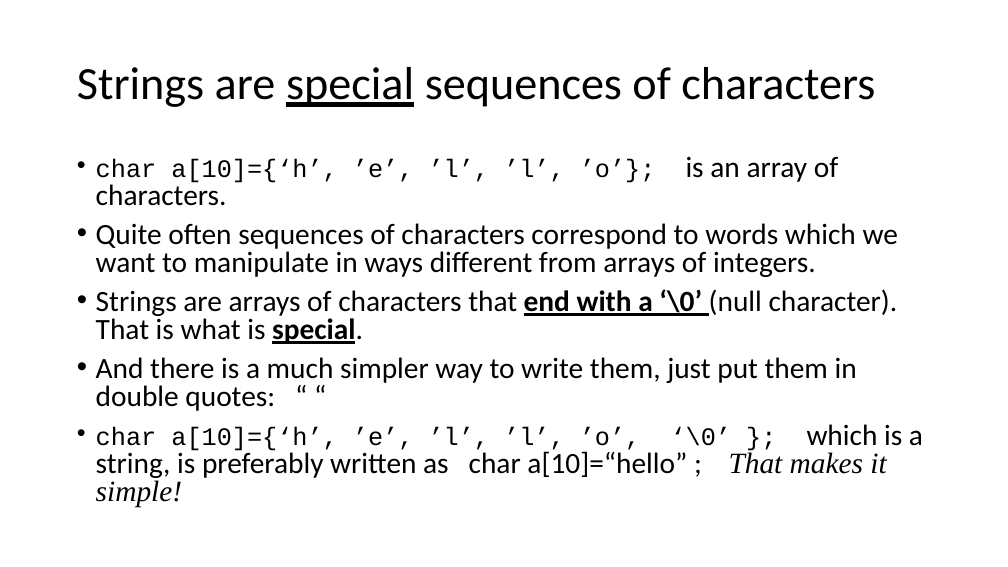
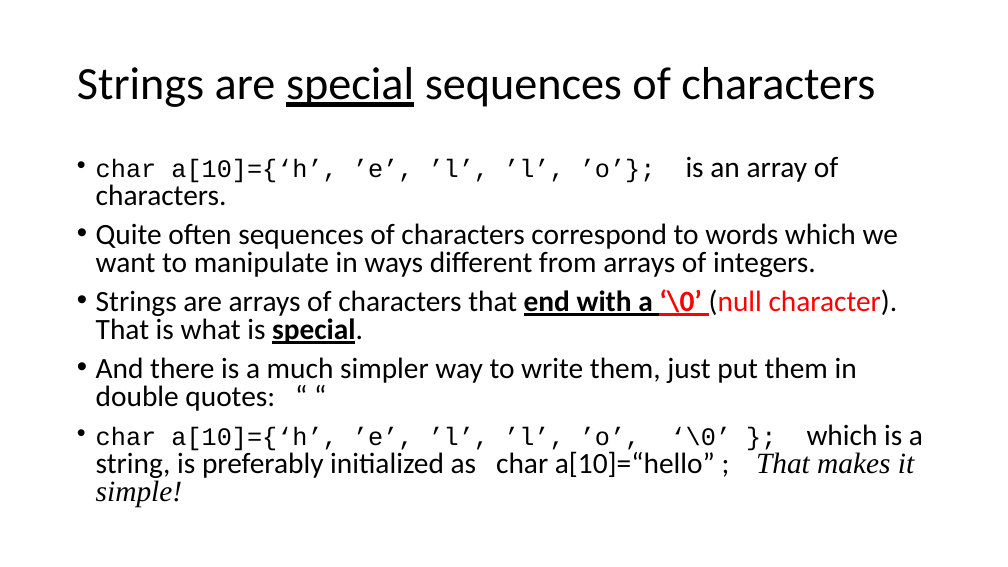
Before and after one commit to rbadrinath/FCP, a slide deck: slide 13 of slides/07-Arrays-char-ASCII-strings-fns.pptx (slide 12 before the commit). Drawn at 1008x567 pixels with LibreOffice and Linux fonts; fonts in the diff are those of the drawing. Boxes give left, top, right and bottom in pixels: in the first picture for what was removed or moved away, otherwise in the second. Text is boxed around its words. In the diff, an @@ line names an element or a change of style, - is before the commit and + after.

```diff
--- a/slides/07-Arrays-char-ASCII-strings-fns.pptx
+++ b/slides/07-Arrays-char-ASCII-strings-fns.pptx
@@ text at (96, 289, 898, 344): text colour #000000 to #FF0000 in "‘\0’ (null character)." @@
@@ text at (96, 424, 923, 508): text changed @@
-• char a[10]={‘h’, ’e’, ’l’, ’l’, ’o’, ‘\0’ }; which is a string, is preferably written as char a[10]=“hello” ; That makes it simple!
+• char a[10]={‘h’, ’e’, ’l’, ’l’, ’o’, ‘\0’ }; which is a string, is preferably initialized as char a[10]=“hello” ; That makes it simple!
```
Also in this commit, not shown: 6 other slides changed, 1 slide added, 4 other files.
